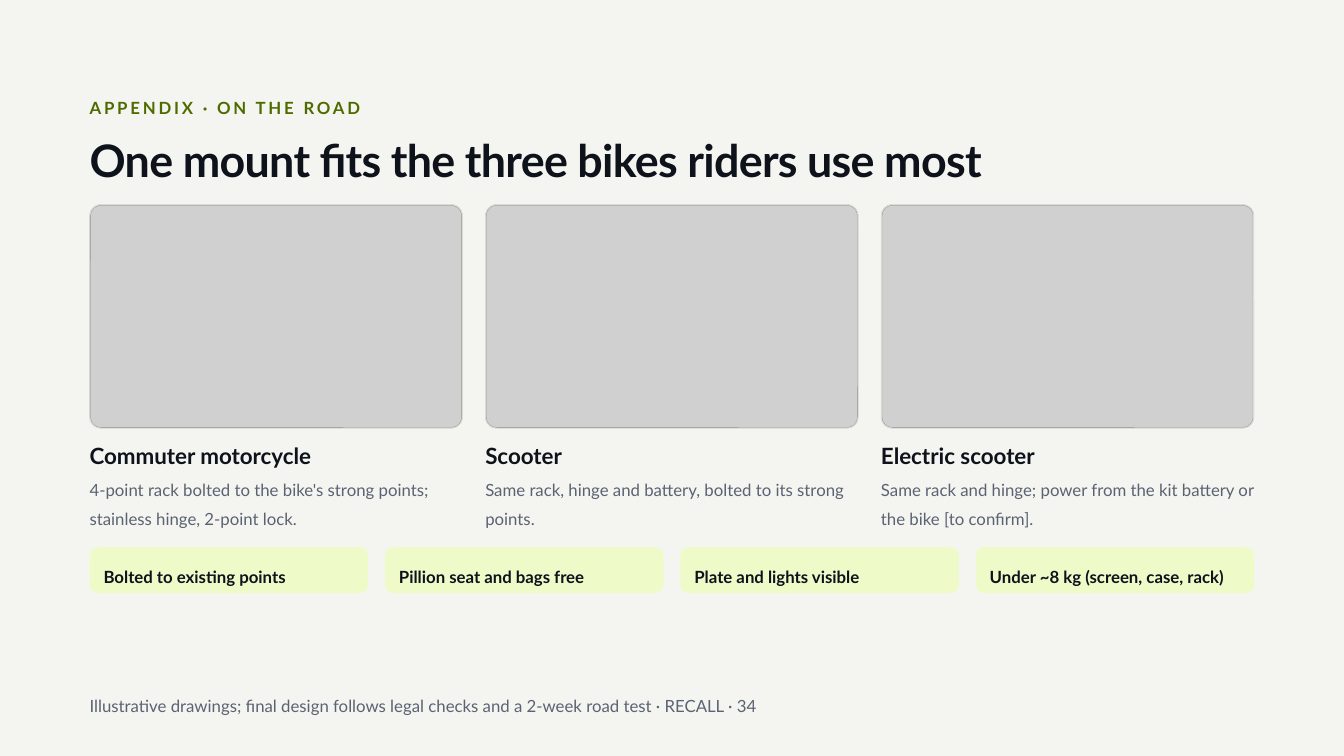
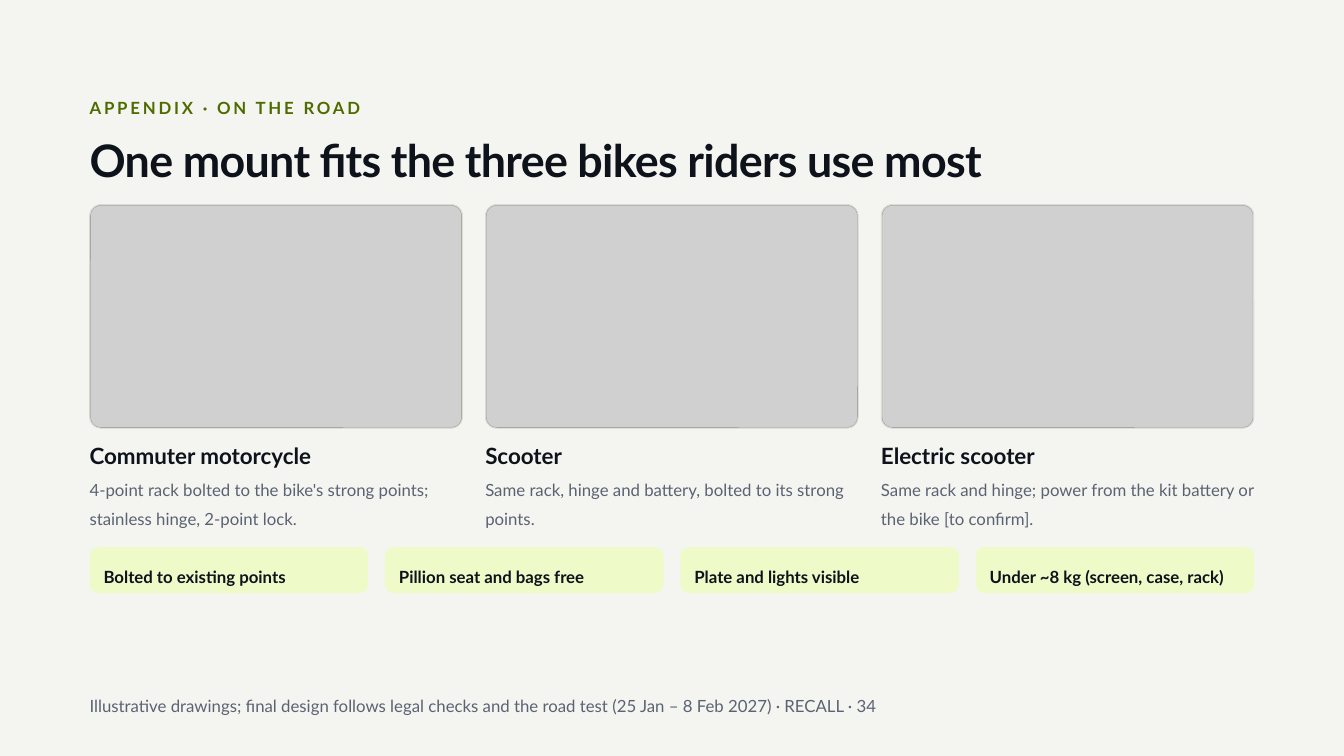
Before and after one commit to Picorus/recall-platform, a slide deck: slide 34 of docs/investor/01_RECALL_Investor_Deck_v5.4.pptx. Drawn at 1344x756 pixels with LibreOffice and Linux fonts; fonts in the diff are those of the drawing; grey boxes stand for pictures. Boxes give left, top, right and bottom in pixels: in the first picture for what was removed or moved away, otherwise in the second. Text is boxed around its words. In the diff, an @@ line names an element or a change of style, - is before the commit and + after.

```diff
--- a/docs/investor/01_RECALL_Investor_Deck_v5.4.pptx
+++ b/docs/investor/01_RECALL_Investor_Deck_v5.4.pptx
@@ text at (90, 699, 876, 715): text changed @@
-Illustrative drawings; final design follows legal checks and a 2-week road test · RECALL · 34
+Illustrative drawings; final design follows legal checks and the road test (25 Jan – 8 Feb 2027) · RECALL · 34
```
Also in this commit, not shown: 8 other slides changed, 9 other files.
